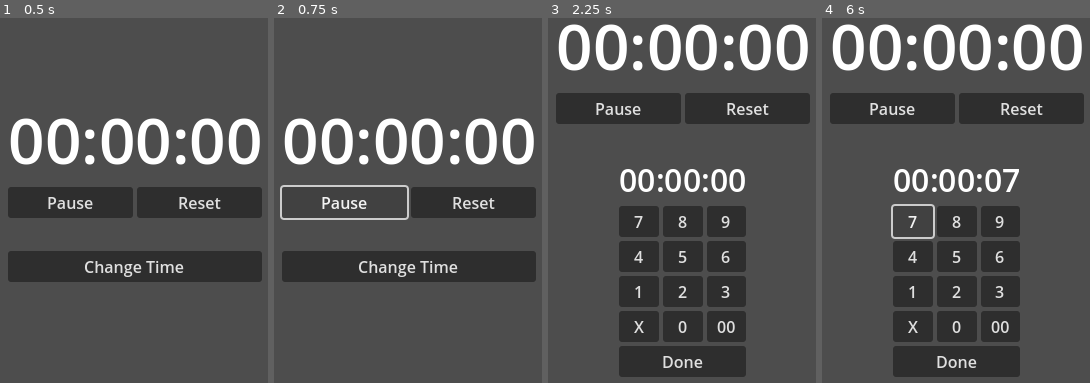
Above: before the commit, frames 1-4 (left to right).
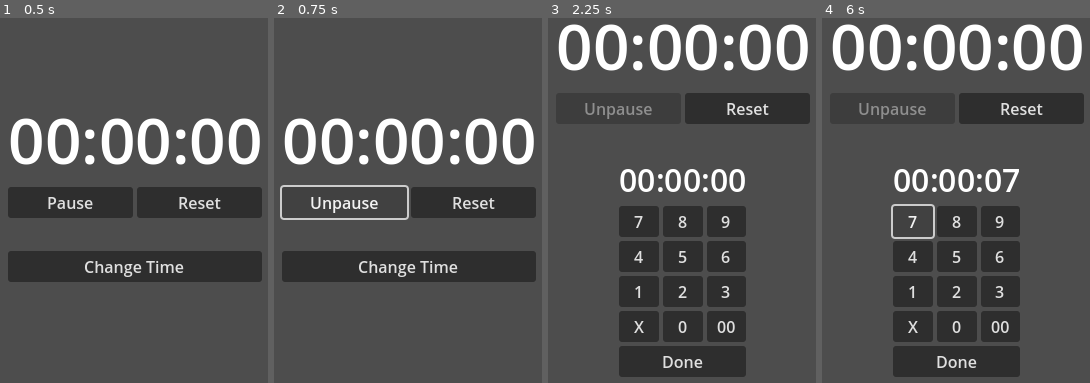
Above: after the commit, the same moments.

Repository: nailuj29/godot-timer
Game: Godot game, scene res://timer.tscn
The game is run twice, just before and just after one commit, with the same random seed, the same clock (stepped at 60 frames per second) and the same inputs.
Inputs:
- Up to frame 1 (0.5 s): no input
- Up to frame 2 (0.75 s): click "Pause" at 0.5 s
- Up to frame 3 (2.25 s): click "Pause" (after the commit: "Unpause") at 1.25 s; click "Change Time" at 2 s
- Up to frame 4 (6 s): click "Done" at 2.75 s; click "Change Time" at 3.5 s; click "Done" at 4.25 s; click "Change Time" at 5 s; click "7" at 5.75 s

Frame 1 is identical in both runs. In frame 2, 0.5% of the frame differs, in the area x 13-39%, y 49-54%; in frame 3, 0.5%, in the area x 13-39%, y 23-28%; in frame 4, 0.5%.

Commit message:
:sparkles: Pause logic and decrement logic

Diff:
--- a/timer.gd
+++ b/timer.gd
@@ -3,6 +3,7 @@
 @onready var edit_time_button: Button = %EditTimeButton
 @onready var time_input: TimeInput = %TimeInput
 @onready var time_label: Label = %TimeLabel
+@onready var pause_button: Button = %PauseButton
 
 var time: float = 0:
 	set(value):
@@ -16,14 +17,39 @@
 			time_label.text = str(hours).lpad(2, "0") \
 				+ ":" + str(minutes).lpad(2, "0") + ":" \
 				+ str(seconds).lpad(2, "0")
+		else:
+			time = 0
+			time_label.text = "00:00:00"
+
+
+var paused := false:
+	set(value):
+		paused = value
+		if value:
+			pause_button.text = "Unpause"
+		else:
+			pause_button.text = "Pause"
+
+
+func  _process(delta: float) -> void:
+	if not paused:
+		time -= delta
 
 func _on_edit_time_button_pressed() -> void:
 	edit_time_button.visible = false
 	time_input.visible = true
+	pause_button.disabled = true
 	time_input.time = "000000"
+	paused = true
 
 func _on_time_input_done(time: int) -> void:
 	time_input.visible = false
 	edit_time_button.visible = true
+	pause_button.disabled = false
+	paused = false
 	if (time != -1):
 		self.time = time
+
+
+func _on_pause_button_pressed() -> void:
+	paused = not paused
--- a/timer.tscn
+++ b/timer.tscn
@@ -36,6 +36,7 @@
 layout_mode = 2
 
 [node name="PauseButton" type="Button" parent="CenterContainer/VBoxContainer/HBoxContainer"]
+unique_name_in_owner = true
 layout_mode = 2
 size_flags_horizontal = 3
 text = "Pause"
@@ -59,5 +60,6 @@
 visible = false
 layout_mode = 2
 
+[connection signal="pressed" from="CenterContainer/VBoxContainer/HBoxContainer/PauseButton" to="." method="_on_pause_button_pressed"]
 [connection signal="pressed" from="CenterContainer/VBoxContainer/EditTimeButton" to="." method="_on_edit_time_button_pressed"]
 [connection signal="done" from="CenterContainer/VBoxContainer/TimeInput" to="." method="_on_time_input_done"]
